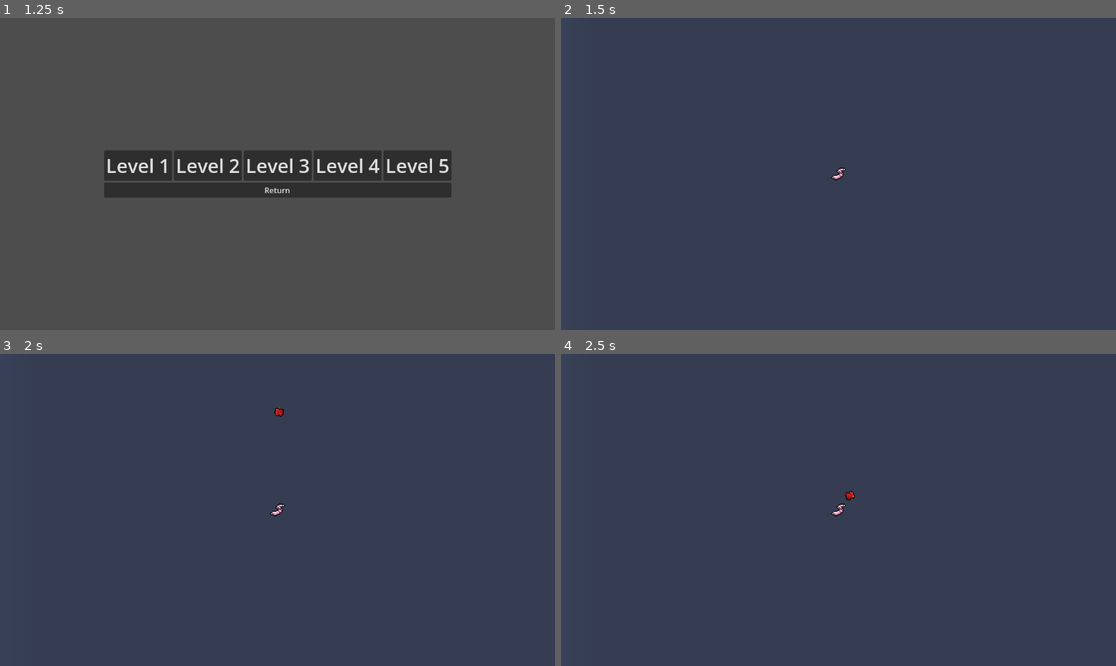
Above: before the commit, frames 1-4 (two rows, left to right).
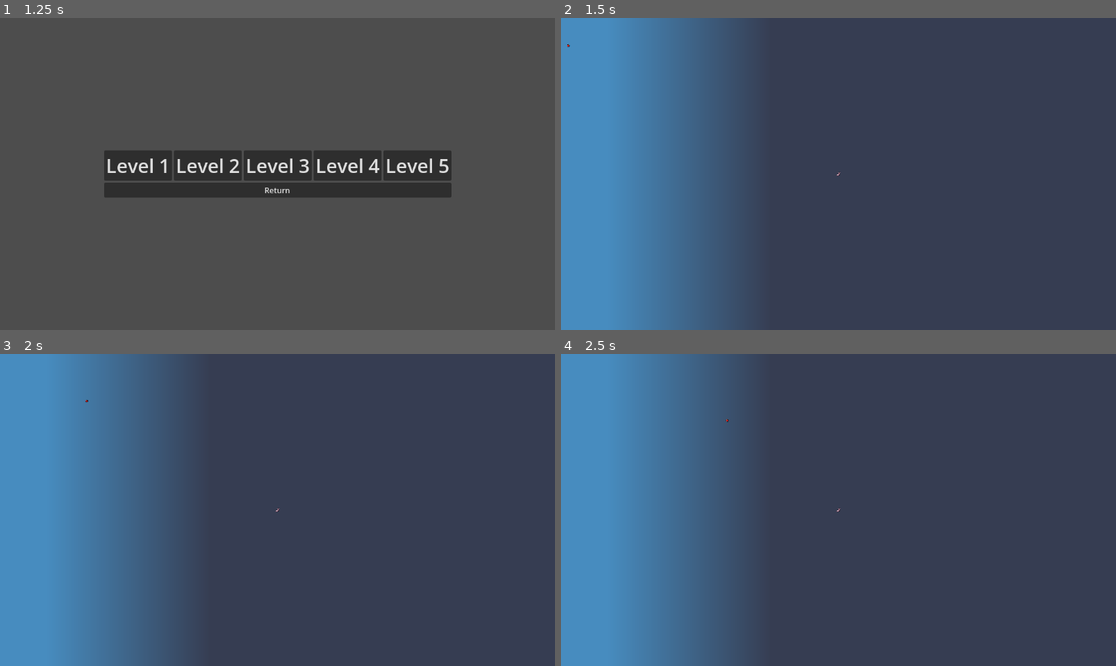
Above: after the commit, the same moments.

Repository: ecclepe-droid/compost-defender
Game: Godot game, scene res://Scenes/start_screen.tscn
Same seed, same stepped clock (60 frames per second), same inputs: the game is played once before the commit and once after it. The engine's default icon, where the game draws it, is replaced by a stand-in: a white triangle on a blue panel in a dark square.
Inputs (mouse positions are in pixels of both pictures, inside the frame that each line leads up to):
- Up to frame 1 (1.25 s): click "Play Game" at 0.5 s
- Up to frame 2 (1.5 s): click "Level 1" at 1.25 s
- Up to frame 3 (2 s): no input
- Up to frame 4 (2.5 s): tap Enter at 2 s; move the mouse to (838, 510) at 2.02 s

Frame 1 is identical in both runs. In frame 2, 31% of the frame differs, in the area x 0-52%, y 0-100%; in frame 3, 31%; in frame 4, 31%.

Commit message:
Revert "Zoom Camera to Shrink Level"
This reverts commit 42d88c372765f4769e15f903e56a8777303575cb.

Diff:
--- a/compost-defender/Scenes/level_1.tscn
+++ b/compost-defender/Scenes/level_1.tscn
@@ -8,7 +8,7 @@
 
 [sub_resource type="Curve2D" id="Curve2D_8ffim"]
 _data = {
-"points": PackedVector2Array(0, 0, 0, 0, -654, -272, 0, 0, 0, 0, 249, -122, 0, 0, 0, 0, -280, 105, 0, 0, 0, 0, 478, 345)
+"points": PackedVector2Array(0, 0, 0, 0, -1811, -824, 0, 0, 0, 0, 746, -197, 0, 0, 0, 0, -1121, 365, 0, 0, 0, 0, 1903, 736)
 }
 point_count = 4
 
@@ -16,7 +16,7 @@
 script = ExtResource("1_vk57k")
 
 [node name="LevelView" type="Camera2D" parent="." unique_id=752227584]
-zoom = Vector2(1.25, 1.25)
+zoom = Vector2(0.34, 0.34)
 
 [node name="LevelBackground" type="Sprite2D" parent="." unique_id=649744635]
 z_index = -1
@@ -33,5 +33,5 @@
 curve = SubResource("Curve2D_8ffim")
 
 [node name="TestEnemy" parent="EnemySpawner/EnemyPath" unique_id=708822331 instance=ExtResource("4_7p6j4")]
-position = Vector2(-654, -272)
-rotation = 0.1646099
+position = Vector2(-1811, -824)
+rotation = 0.24046464
